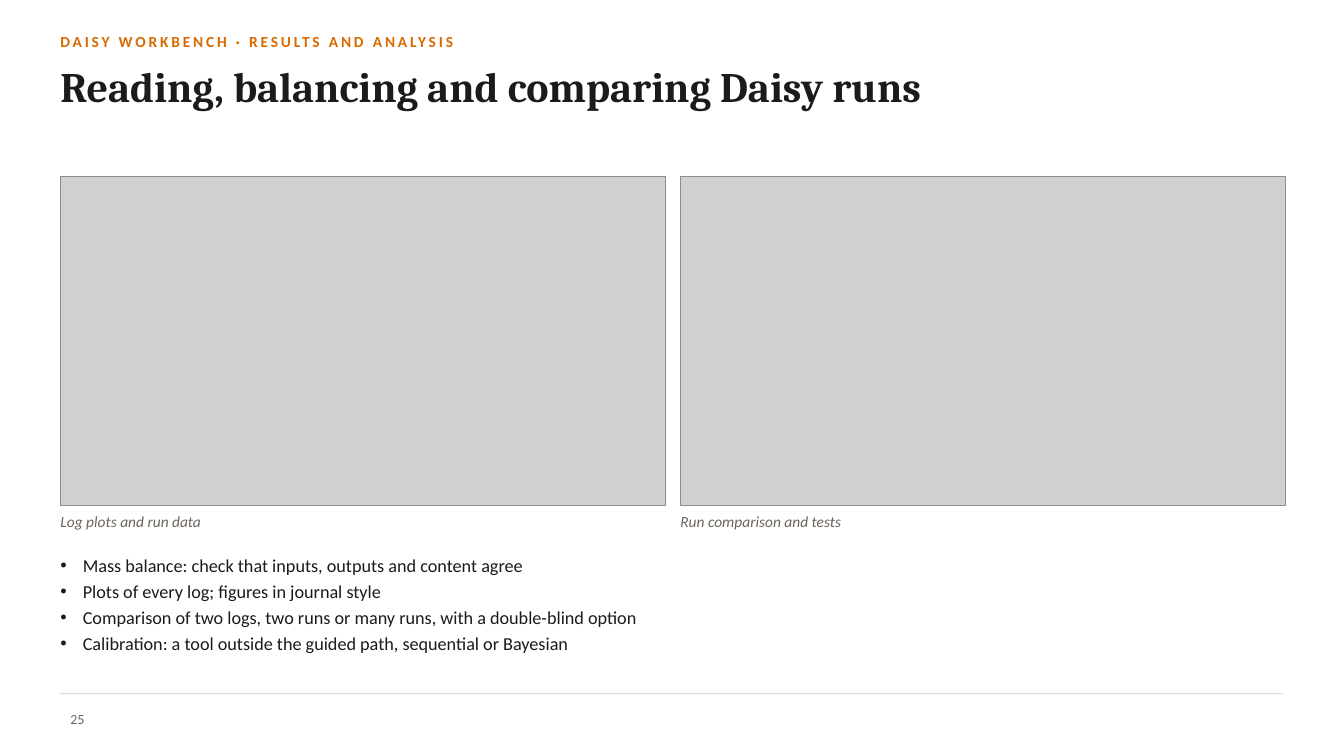
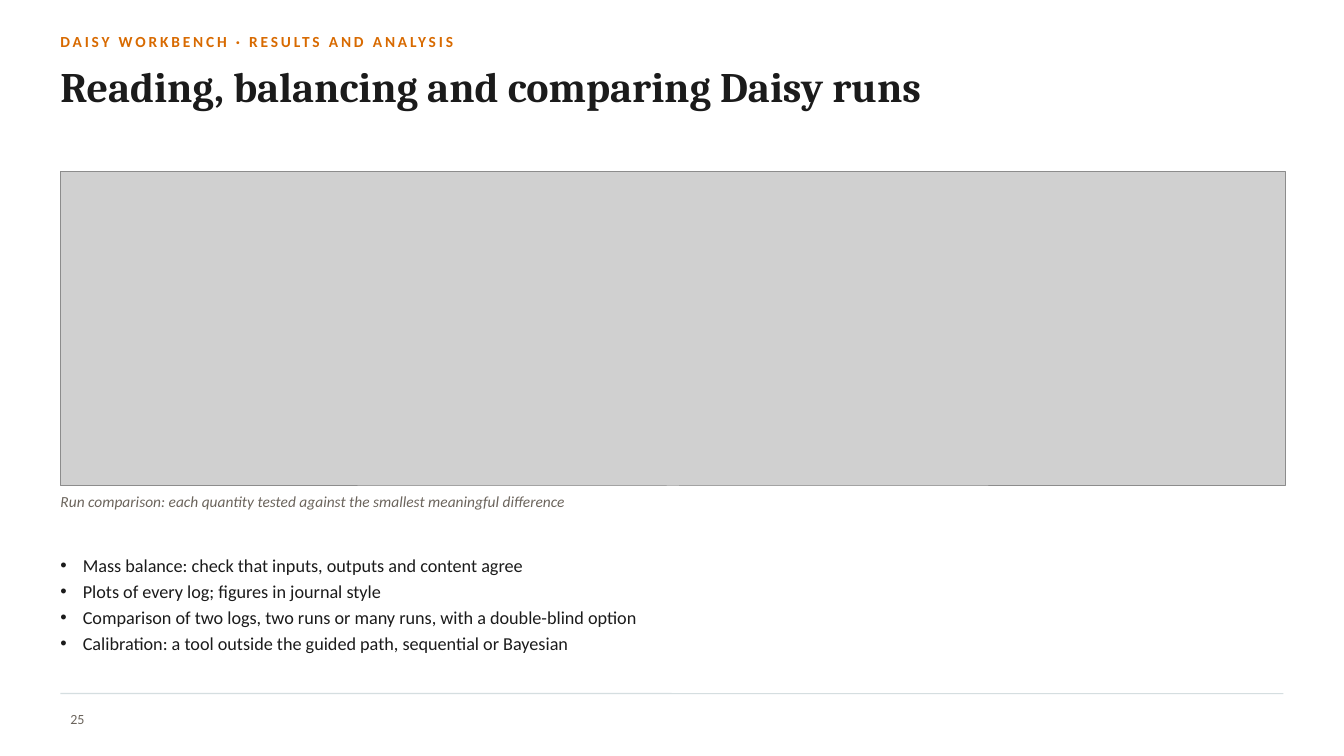
Before and after one commit to halilunaziru73-creator/Coupled-Water-Fluxes-Pore-Scale-Dynamics-Precision-Irrigation-Mulching-Feedback-Loops, a slide deck: slide 25 of Manuscripts/pdf/Supplementary/SWAFL_Presentation.pptx. Drawn at 1344x756 pixels with LibreOffice and Linux fonts; fonts in the diff are those of the drawing; grey boxes stand for pictures; background and template pictures are left out. Boxes give left, top, right and bottom in pixels: in the first picture for what was removed or moved away, otherwise in the second. Text is boxed around its words. In the diff, an @@ line names an element or a change of style, - is before the commit and + after.

Commit message:
Presentation: sharper double-resolution screenshots, larger figures

```diff
--- a/Manuscripts/pdf/Supplementary/SWAFL_Presentation.pptx
+++ b/Manuscripts/pdf/Supplementary/SWAFL_Presentation.pptx
@@ picture: place and size @@
-picture at box(60, 176, 665, 506)
+picture at box(60, 171, 1286, 486)
@@ picture removed at box(681, 176, 1286, 506) @@
@@ text at box(60, 496, 565, 510): text changed @@
-Log plots and run data
+Run comparison: each quantity tested against the smallest meaningful difference
@@ text removed at box(680, 516, 841, 530) @@
-Run comparison and tests
```
Also in this commit, not shown: 11 other slides changed.
